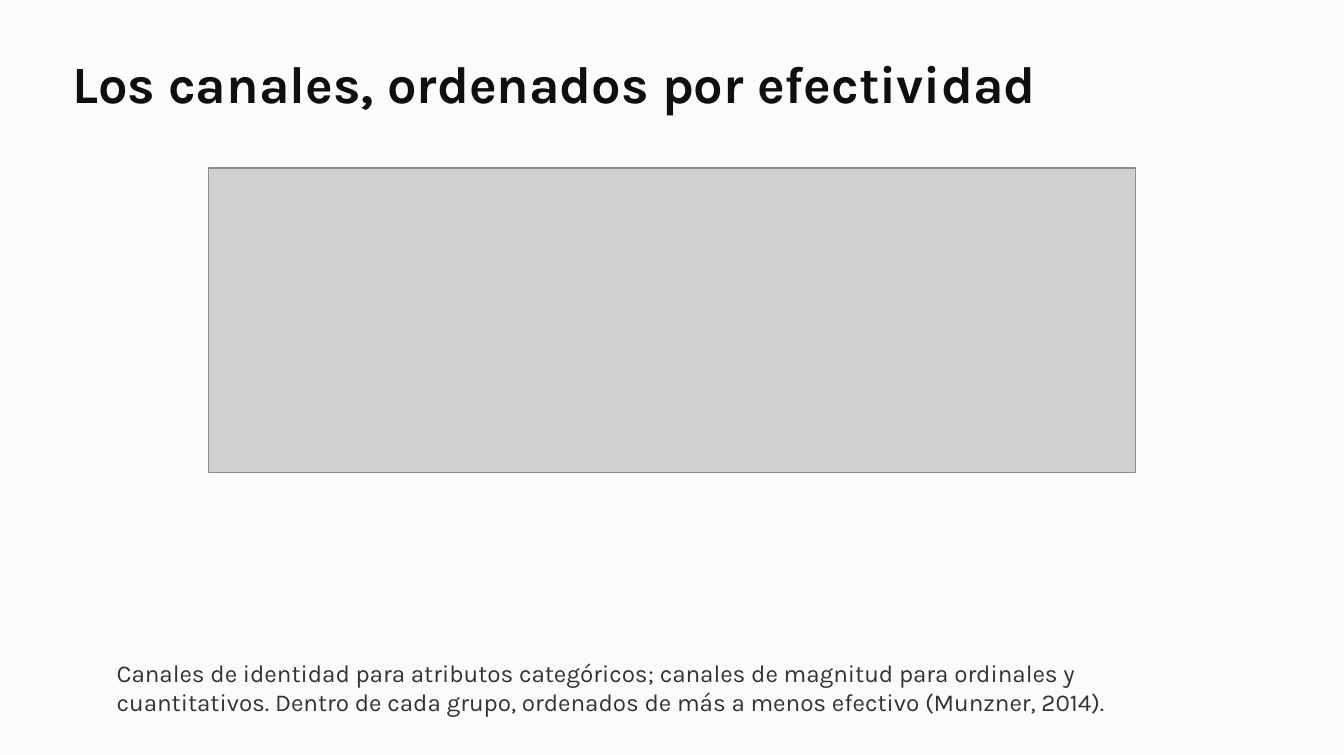
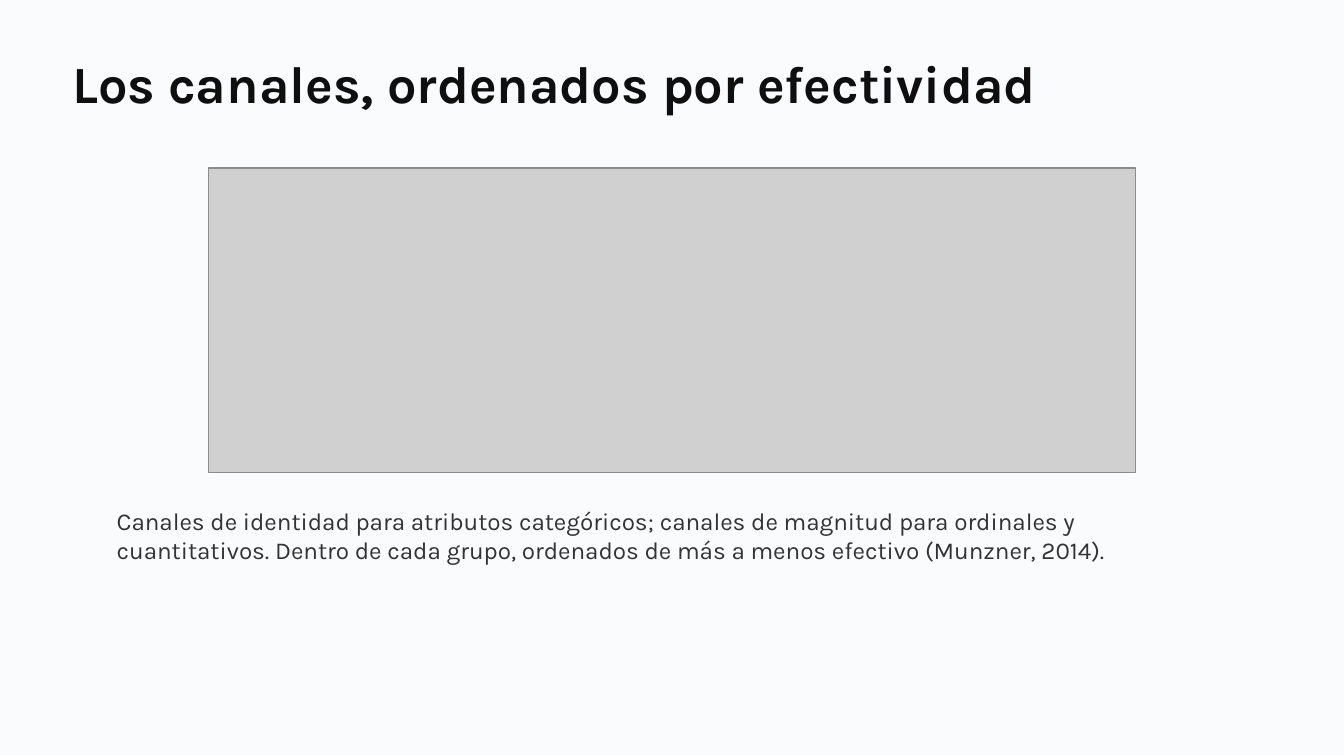
Before and after one commit to daniopitz/cienciadatos, a slide deck: slide 21 of presentaciones/clase03_visualizacion_eda.pptx. Drawn at 1344x755 pixels with LibreOffice and Linux fonts; fonts in the diff are those of the drawing; grey boxes stand for pictures. Boxes give left, top, right and bottom in pixels: in the first picture for what was removed or moved away, otherwise in the second. Text is boxed around its words. In the diff, an @@ line names an element or a change of style, - is before the commit and + after.

```diff
--- a/presentaciones/clase03_visualizacion_eda.pptx
+++ b/presentaciones/clase03_visualizacion_eda.pptx
@@ text "Canales de identidad para atributos ...": place and size @@
-text "Canales de identidad para atributos ..." at (117,663,1104,717)
+text "Canales de identidad para atributos ..." at (117,511,1104,565)
```
Also in this commit, not shown: 11 other slides changed, 1 other file.
